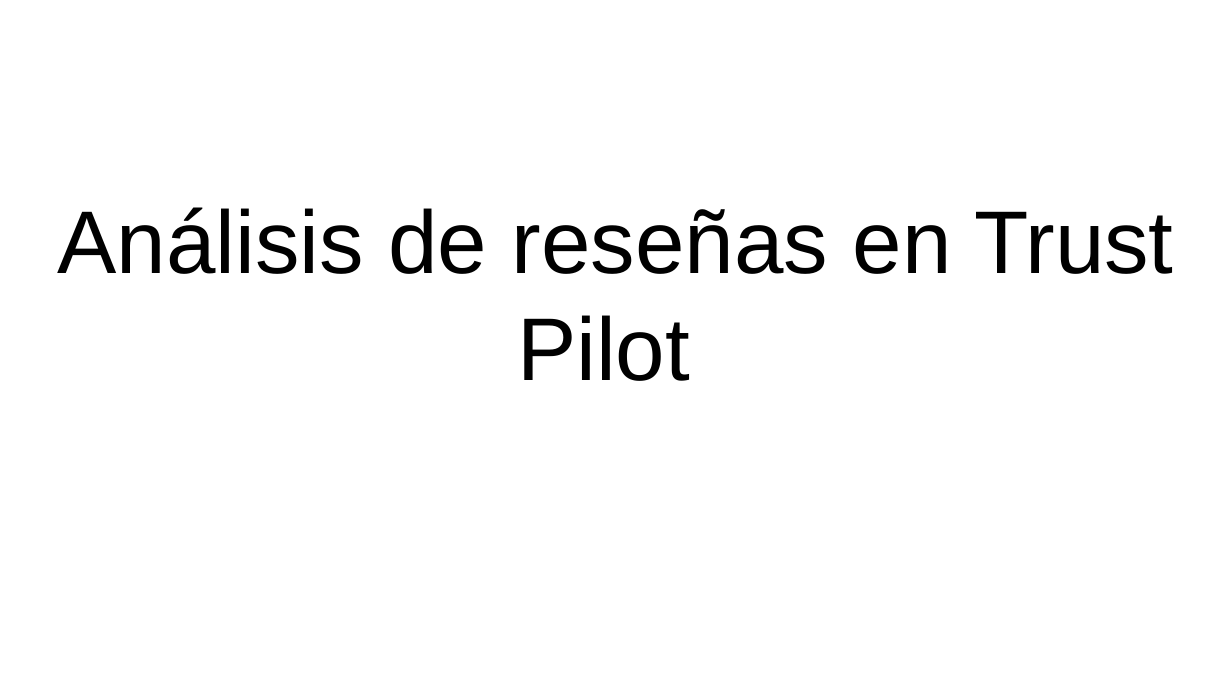
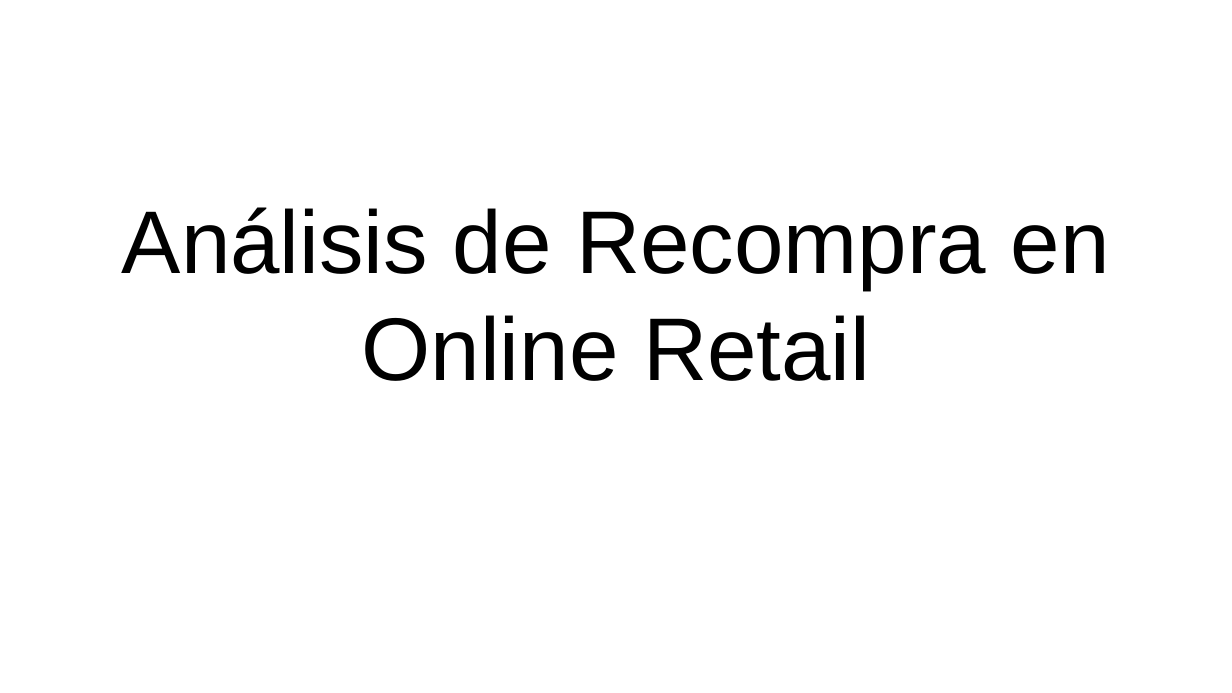
Before and after one commit to Ocnarf2070/practica_final_ML_Franco_Gonzalez, a slide deck: slide 1 of Analisis_de_recompra.pptx. Drawn at 1232x693 pixels with LibreOffice and Linux fonts; fonts in the diff are those of the drawing. Boxes give left, top, right and bottom in pixels: in the first picture for what was removed or moved away, otherwise in the second. Text is boxed around its words. In the diff, an @@ line names an element or a change of style, - is before the commit and + after.

Commit message:
Update in EDA and PPTX

```diff
--- a/Analisis_de_recompra.pptx
+++ b/Analisis_de_recompra.pptx
@@ title at (x1=122, y1=207, x2=1110, y2=381): text changed @@
-Análisis de reseñas en Trust Pilot
+Análisis de Recompra en Online Retail
```
Also in this commit, not shown: 3 other slides changed, 2 slides added, 2 slides removed, 1 other file.
